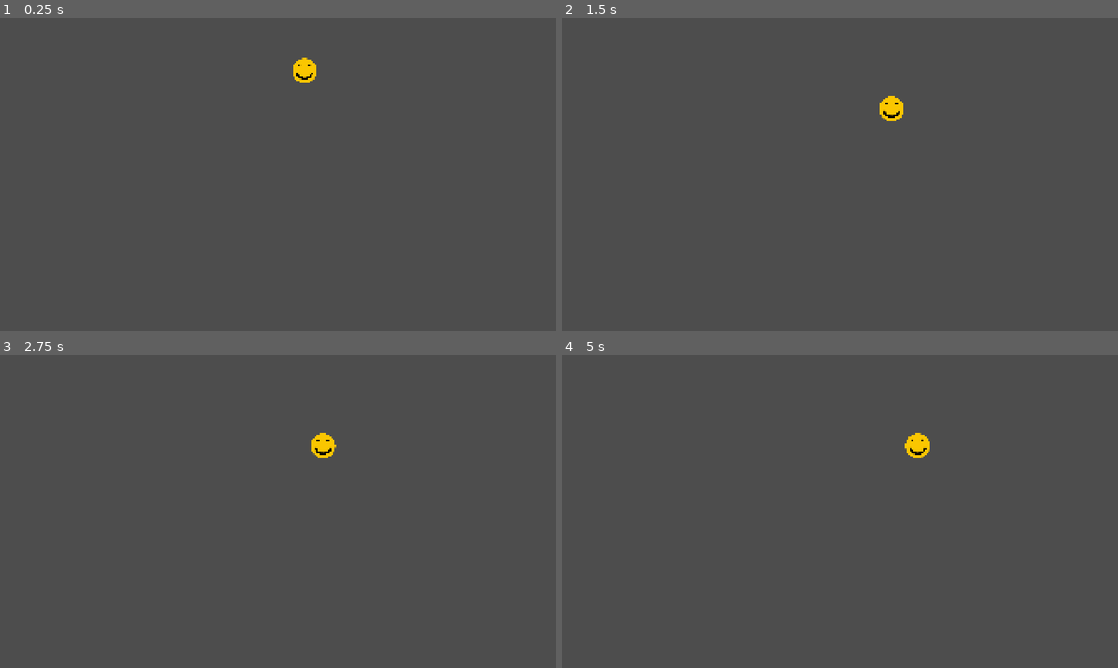
Above: before the commit, frames 1-4 (two rows, left to right).
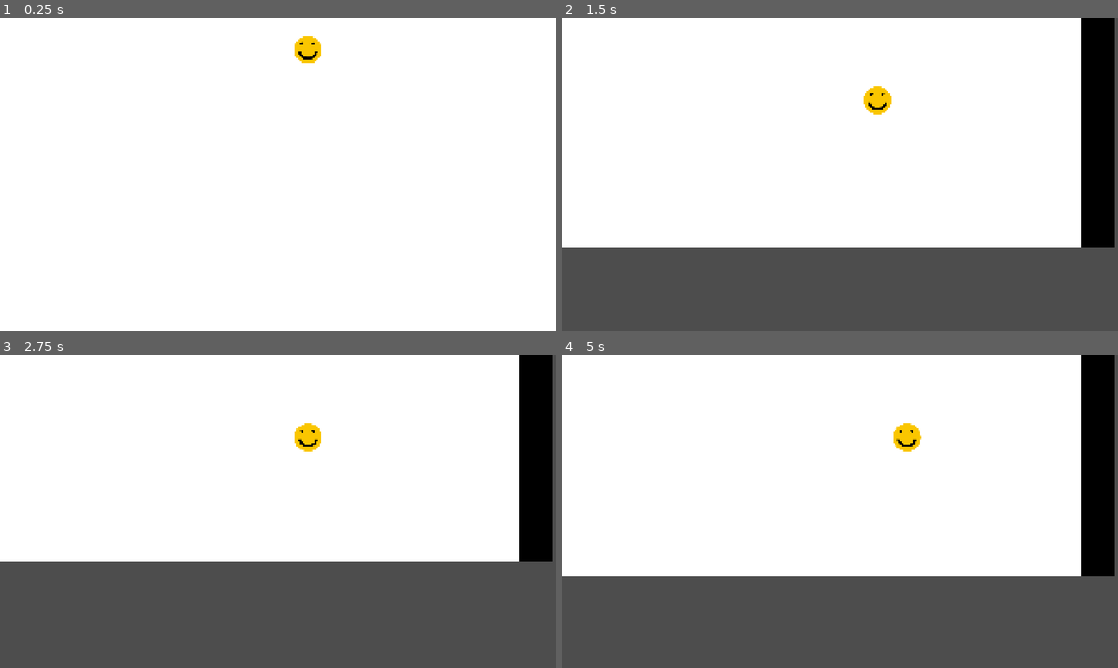
Above: after the commit, the same moments.

Repository: rickakell/FallingGame
Game: Godot game, scene res://scenes/Game.tscn
Two runs of this game, one before a commit and one after it. Both use one fixed random seed, a clock stepped at 60 frames per second and the inputs below.
Inputs:
- Up to frame 1 (0.25 s): no input
- Up to frame 2 (1.5 s): tap Enter (ui_accept) at 0.5, 0.77 s; hold Right (ui_right) from 0.53 s (still down)
- Up to frame 3 (2.75 s): tap Enter (ui_accept) at 1.52 s; release Right (ui_right) at 2.03 s; hold Left (ui_left) from 2.03 s (still down)
- Up to frame 4 (5 s): release Left (ui_left) at 2.78 s; hold Right (ui_right) 2.78-4.28 s; tap Enter (ui_accept) at 3.02, 3.77, 4.52 s; hold Left (ui_left) from 4.28 s (still down)

The runs differ from the first frame. In frame 1, 100% of the frame differs, in the area x 0-100%, y 0-100%; in frame 2, 73%; in frame 3, 66%; in frame 4, 70%.

Commit message:
Added background

Diff:
--- /dev/null
+++ b/assets/Background.svg
@@ -0,0 +1,64 @@
+<?xml version="1.0" encoding="UTF-8" standalone="no"?>
+<!-- Created with Inkscape (http://www.inkscape.org/) -->
+
+<svg
+   width="1920"
+   height="1080"
+   viewBox="0 0 508 285.75001"
+   version="1.1"
+   id="svg1"
+   inkscape:version="1.4.3 (0d15f75, 2025-12-25)"
+   sodipodi:docname="Background.svg"
+   inkscape:export-filename="Background.png"
+   inkscape:export-xdpi="96"
+   inkscape:export-ydpi="96"
+   xmlns:inkscape="http://www.inkscape.org/namespaces/inkscape"
+   xmlns:sodipodi="http://sodipodi.sourceforge.net/DTD/sodipodi-0.dtd"
+   xmlns="http://www.w3.org/2000/svg"
+   xmlns:svg="http://www.w3.org/2000/svg">
+  <sodipodi:namedview
+     id="namedview1"
+     pagecolor="#ffffff"
+     bordercolor="#000000"
+     borderopacity="0.25"
+     inkscape:showpageshadow="2"
+     inkscape:pageopacity="0.0"
+     inkscape:pagecheckerboard="0"
+     inkscape:deskcolor="#d1d1d1"
+     inkscape:document-units="mm"
+     inkscape:zoom="1.0396254"
+     inkscape:cx="677.64792"
+     inkscape:cy="484.30905"
+     inkscape:window-width="2560"
+     inkscape:window-height="1369"
+     inkscape:window-x="1072"
+     inkscape:window-y="154"
+     inkscape:window-maximized="1"
+     inkscape:current-layer="layer2" />
+  <defs
+     id="defs1" />
+  <g
+     inkscape:label="Layer 1"
+     inkscape:groupmode="layer"
+     id="layer1">
+    <rect
+       style="fill:#000000;stroke-width:0.268822"
+       id="rect1"
+       width="26.458334"
+       height="285.75"
+       x="0"
+       y="-5.5511151e-17" />
+    <rect
+       style="fill:#000000;stroke-width:0.268822"
+       id="rect1-8"
+       width="26.458334"
+       height="285.75"
+       x="481.54166"
+       y="-5.5511151e-17" />
+  </g>
+  <g
+     inkscape:groupmode="layer"
+     id="layer2"
+     inkscape:label="Layer 2"
+     style="fill:#ffffff" />
+</svg>
--- /dev/null
+++ b/assets/BlackRectangle.svg
@@ -0,0 +1,49 @@
+<?xml version="1.0" encoding="UTF-8" standalone="no"?>
+<!-- Created with Inkscape (http://www.inkscape.org/) -->
+
+<svg
+   width="35mm"
+   height="150mm"
+   viewBox="0 0 35 150"
+   version="1.1"
+   id="svg1"
+   inkscape:version="1.4.3 (0d15f75, 2025-12-25)"
+   sodipodi:docname="BoundaryRectangle.svg"
+   xmlns:inkscape="http://www.inkscape.org/namespaces/inkscape"
+   xmlns:sodipodi="http://sodipodi.sourceforge.net/DTD/sodipodi-0.dtd"
+   xmlns="http://www.w3.org/2000/svg"
+   xmlns:svg="http://www.w3.org/2000/svg">
+  <sodipodi:namedview
+     id="namedview1"
+     pagecolor="#ffffff"
+     bordercolor="#000000"
+     borderopacity="0.25"
+     inkscape:showpageshadow="2"
+     inkscape:pageopacity="0.0"
+     inkscape:pagecheckerboard="0"
+     inkscape:deskcolor="#d1d1d1"
+     inkscape:document-units="mm"
+     inkscape:zoom="1.0396254"
+     inkscape:cx="396.77752"
+     inkscape:cy="561.25984"
+     inkscape:window-width="2560"
+     inkscape:window-height="1369"
+     inkscape:window-x="1072"
+     inkscape:window-y="154"
+     inkscape:window-maximized="1"
+     inkscape:current-layer="layer1" />
+  <defs
+     id="defs1" />
+  <g
+     inkscape:label="Layer 1"
+     inkscape:groupmode="layer"
+     id="layer1">
+    <rect
+       style="fill:#000000;fill-opacity:1;stroke-width:0.294331"
+       id="rect1"
+       width="35"
+       height="150"
+       x="0"
+       y="0" />
+  </g>
+</svg>
--- /dev/null
+++ b/assets/BoundaryRectangle.svg
@@ -0,0 +1,52 @@
+<?xml version="1.0" encoding="UTF-8" standalone="no"?>
+<!-- Created with Inkscape (http://www.inkscape.org/) -->
+
+<svg
+   width="35mm"
+   height="150mm"
+   viewBox="0 0 35 150"
+   version="1.1"
+   id="svg1"
+   inkscape:version="1.4.3 (0d15f75, 2025-12-25)"
+   sodipodi:docname="BoundaryRectangle.svg"
+   inkscape:export-filename="BoundaryRectangle.png"
+   inkscape:export-xdpi="96"
+   inkscape:export-ydpi="96"
+   xmlns:inkscape="http://www.inkscape.org/namespaces/inkscape"
+   xmlns:sodipodi="http://sodipodi.sourceforge.net/DTD/sodipodi-0.dtd"
+   xmlns="http://www.w3.org/2000/svg"
+   xmlns:svg="http://www.w3.org/2000/svg">
+  <sodipodi:namedview
+     id="namedview1"
+     pagecolor="#ffffff"
+     bordercolor="#000000"
+     borderopacity="0.25"
+     inkscape:showpageshadow="2"
+     inkscape:pageopacity="0.0"
+     inkscape:pagecheckerboard="0"
+     inkscape:deskcolor="#d1d1d1"
+     inkscape:document-units="mm"
+     inkscape:zoom="1.0396254"
+     inkscape:cx="396.77752"
+     inkscape:cy="561.25984"
+     inkscape:window-width="2560"
+     inkscape:window-height="1369"
+     inkscape:window-x="1072"
+     inkscape:window-y="154"
+     inkscape:window-maximized="1"
+     inkscape:current-layer="layer1" />
+  <defs
+     id="defs1" />
+  <g
+     inkscape:label="Layer 1"
+     inkscape:groupmode="layer"
+     id="layer1">
+    <rect
+       style="fill:#000000;fill-opacity:1;stroke-width:0.294331"
+       id="rect1"
+       width="35"
+       height="150"
+       x="0"
+       y="0" />
+  </g>
+</svg>
--- a/assets/Smiley.svg
+++ b/assets/Smiley.svg
@@ -9,6 +9,9 @@
    id="svg1"
    inkscape:version="1.4.3 (0d15f75, 2025-12-25)"
    sodipodi:docname="Smiley.svg"
+   inkscape:export-filename="Smiley.png"
+   inkscape:export-xdpi="96"
+   inkscape:export-ydpi="96"
    xmlns:inkscape="http://www.inkscape.org/namespaces/inkscape"
    xmlns:sodipodi="http://sodipodi.sourceforge.net/DTD/sodipodi-0.dtd"
    xmlns="http://www.w3.org/2000/svg"
--- a/scenes/Game.tscn
+++ b/scenes/Game.tscn
@@ -1,6 +1,8 @@
 [gd_scene format=3 uid="uid://r5sj4mdbwyd7"]
 
 [ext_resource type="PackedScene" uid="uid://u20gxiyc8gbv" path="res://scenes/Player.tscn" id="1_ibkli"]
+[ext_resource type="Shader" uid="uid://bs00102c1ec6j" path="res://shaders/Background.gdshader" id="2_cpr0p"]
+[ext_resource type="Texture2D" uid="uid://eyvooc5ljkad" path="res://assets/Background.png" id="3_78awf"]
 
 [sub_resource type="WorldBoundaryShape2D" id="WorldBoundaryShape2D_ibkli"]
 normal = Vector2(-1, 0)
@@ -13,39 +15,53 @@
 [sub_resource type="WorldBoundaryShape2D" id="WorldBoundaryShape2D_cpr0p"]
 distance = -84.0
 
+[sub_resource type="ShaderMaterial" id="ShaderMaterial_s0nni"]
+shader = ExtResource("2_cpr0p")
+shader_parameter/scroll_speed = 0.0
+
 [node name="Game" type="Node2D" unique_id=2103538176]
-position = Vector2(1931, 1083)
 
 [node name="CharacterBody2D" parent="." unique_id=142940438 instance=ExtResource("1_ibkli")]
-position = Vector2(121, -247)
+position = Vector2(195, -234)
 
 [node name="Camera2D" type="Camera2D" parent="CharacterBody2D" unique_id=579652194]
 position = Vector2(-183, -148)
 offset = Vector2(0, 600)
-zoom = Vector2(0.5, 0.5)
-limit_left = -60
-limit_top = -100
-limit_right = 3900
+zoom = Vector2(0.565, 0.565)
+limit_left = -1900
+limit_top = -1000
+limit_right = 1950
 metadata/_edit_lock_ = true
 
 [node name="WorldBoundaries" type="Node" parent="." unique_id=1882253587]
 
 [node name="RightBoundary2" type="StaticBody2D" parent="WorldBoundaries" unique_id=1414834678]
-position = Vector2(3753, 1085)
+position = Vector2(1836, 2)
 
 [node name="RightBoundaryShape" type="CollisionShape2D" parent="WorldBoundaries/RightBoundary2" unique_id=1060846366]
 position = Vector2(-4, 0)
 shape = SubResource("WorldBoundaryShape2D_ibkli")
 
 [node name="LeftBoundary" type="StaticBody2D" parent="WorldBoundaries" unique_id=528910690]
-position = Vector2(146, 1083)
+position = Vector2(-1771, 0)
 
 [node name="LeftBoundaryShape" type="CollisionShape2D" parent="WorldBoundaries/LeftBoundary" unique_id=1999551497]
 position = Vector2(-57, 1)
 shape = SubResource("WorldBoundaryShape2D_qbsmt")
 
 [node name="BottomBoundary" type="StaticBody2D" parent="WorldBoundaries" unique_id=1618713601]
-position = Vector2(1930, 2074)
+position = Vector2(13, 991)
 
 [node name="BottomBoundaryShape" type="CollisionShape2D" parent="WorldBoundaries/BottomBoundary" unique_id=228410646]
 shape = SubResource("WorldBoundaryShape2D_cpr0p")
+
+[node name="TextureRect" type="TextureRect" parent="." unique_id=1079301303]
+z_index = -4000
+material = SubResource("ShaderMaterial_s0nni")
+offset_left = -1903.0
+offset_top = -403.0
+offset_right = 17.0
+offset_bottom = 677.0
+scale = Vector2(1.9962026, 1.9978604)
+texture = ExtResource("3_78awf")
+stretch_mode = 1
--- /dev/null
+++ b/shaders/Background.gdshader
@@ -0,0 +1,18 @@
+shader_type canvas_item;
+uniform float scroll_speed;
+
+void vertex() {
+	// Called for every vertex the material is visible on.
+}
+
+void fragment() {
+	vec2 shiftedUV = UV;
+	shiftedUV.x += TIME * scroll_speed;
+	vec4 col = texture(TEXTURE,shiftedUV);
+	COLOR = col;
+}
+
+//void light() {
+//	// Called for every pixel for every light affecting the CanvasItem.
+//	// Uncomment to replace the default light processing function with this one.
+//}
Binary file added: assets/Background.png
Not shown, added: assets/Background.png.import
Not shown, added: assets/Background.svg.import
Binary file added: assets/BlackRectangle.png
Not shown, added: assets/BlackRectangle.png.import
Not shown, added: assets/BlackRectangle.svg.import
Not shown, added: assets/BoundaryRectangle.svg.import
Not shown, added: shaders/Background.gdshader.uid
